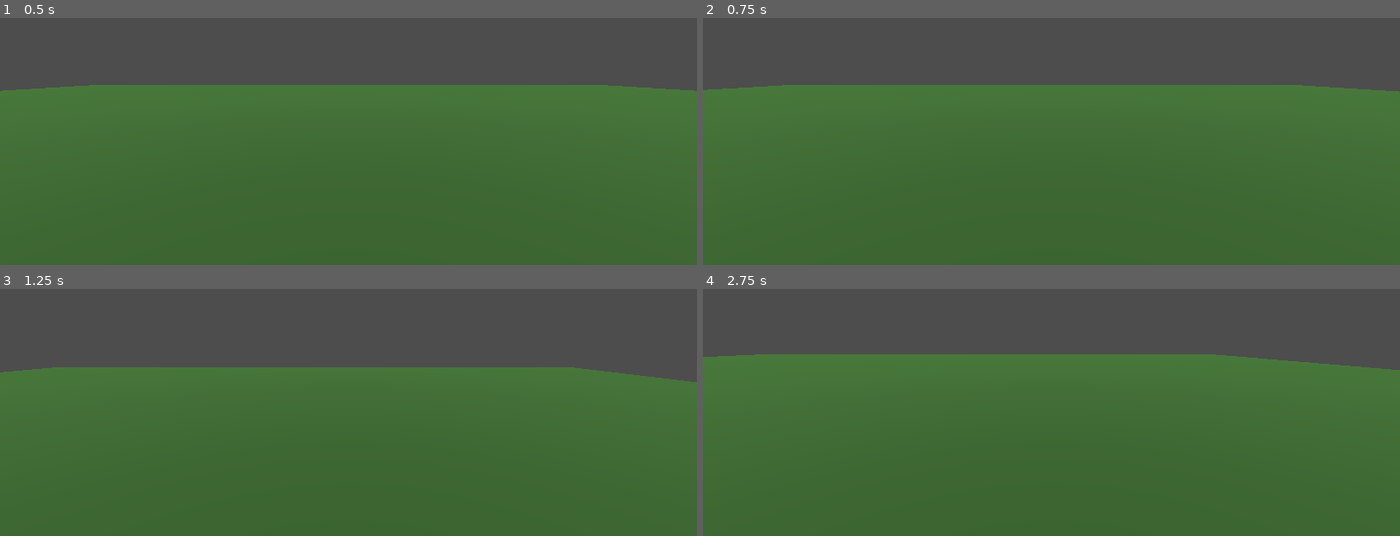
Above: before the commit, frames 1-4 (two rows, left to right).
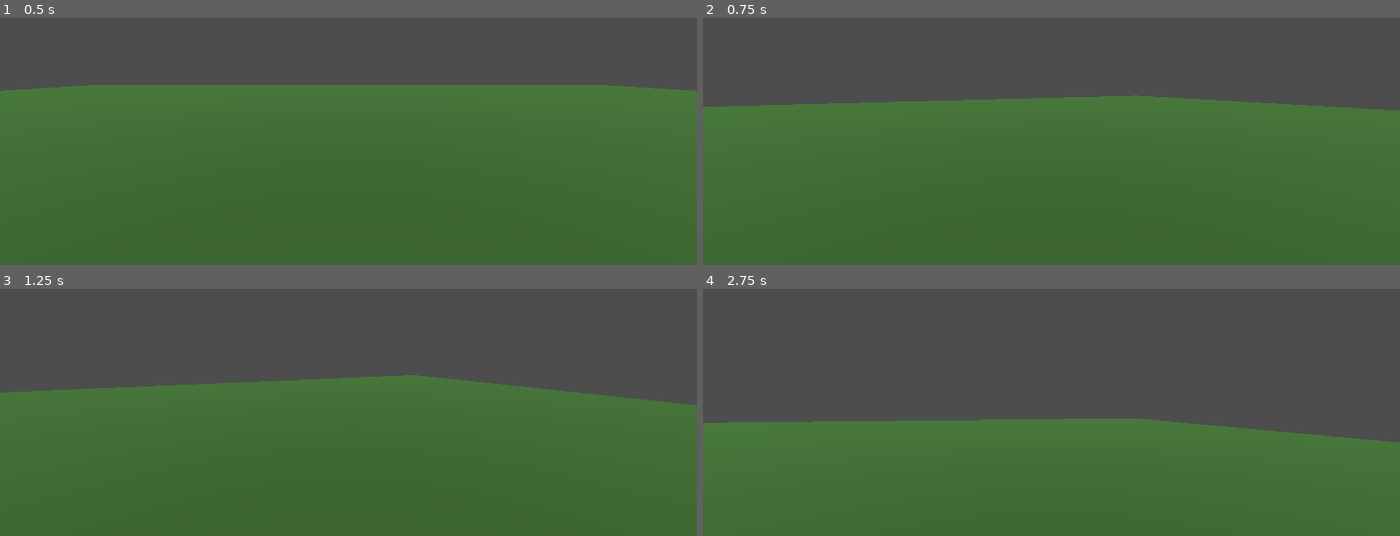
Above: after the commit, the same moments.

Repository: technoiris1/echoes-of-silence
Game: Godot game, scene res://scenes/world.tscn
Same seed, same stepped clock (60 frames per second), same inputs: the game is played once before the commit and once after it.
Inputs (mouse positions are in pixels of both pictures, inside the frame that each line leads up to):
- Up to frame 1 (0.5 s): no input
- Up to frame 2 (0.75 s): tap Enter at 0.5 s; move the mouse to (1204, 50) at 0.52 s; hold D (right) from 0.53 s (still down); tap W (front) at 0.6 s
- Up to frame 3 (1.25 s): keep holding D (right); tap Space (jump) at 0.77 s
- Up to frame 4 (2.75 s): move the mouse to (912, 360) at 1.27 s; release D (right) at 1.28 s; hold S (back) 1.28-2.03 s; tap Alt at 1.35 s; tap Space (jump) at 1.52 s; move the mouse to (outside the picture) at 2.02 s; hold D (right) from 2.03 s (still down); tap Shift at 2.1 s

Frame 1 is identical in both runs. In frame 2, 6.6% of the frame differs, in the area x 0-100%, y 27-38%; in frame 3, 7.1%; in frame 4, 27%, in the area x 0-100%, y 26-63%.

Commit message:
setup movements and mouse camera control for the player

Diff:
--- a/project.godot
+++ b/project.godot
@@ -46,3 +46,8 @@
 "events": [Object(InputEventKey,"resource_local_to_scene":false,"resource_name":"","device":-1,"window_id":0,"alt_press …(192 unchanged characters)…
 ]
 }
+escape={
+"deadzone": 0.5,
+"events": [Object(InputEventKey,"resource_local_to_scene":false,"resource_name":"","device":-1,"window_id":0,"alt_pressed":false,"shift_pressed":false,"ctrl_pressed":false,"meta_pressed":false,"pressed":false,"keycode":0,"physical_keycode":4194305,"key_label":0,"unicode":0,"location":0,"echo":false,"script":null)
+]
+}
--- a/scripts/player.gd
+++ b/scripts/player.gd
@@ -4,6 +4,20 @@
 const SPEED = 5.0
 const JUMP_VELOCITY = 4.5
 
+var sensitivity = 0.00175
+@onready var camera = $Camera3D
+
+func _ready():
+	Input.mouse_mode = Input.MOUSE_MODE_CAPTURED
+
+func _process(delta):
+	if Input.is_action_just_pressed("escape"):
+		get_tree().quit()
+func _unhandled_input(event: InputEvent):
+	if event is InputEventMouseMotion:
+		rotate_y(-event.relative.x * sensitivity)
+		camera.rotate_x(-event.relative.y * sensitivity)
+		camera.rotation.x = clamp(camera.rotation.x, deg_to_rad(-60), deg_to_rad(70))
 
 func _physics_process(delta: float) -> void:
 	# Add the gravity.
